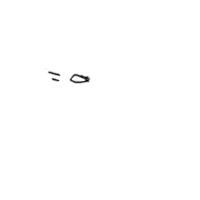
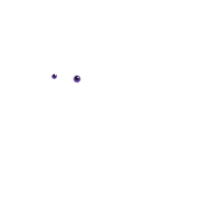
Layered file, before and after one edit (200x200). Changes by layer:
hid group "eyes" (8 layers) over [44, 68, 91, 84]
renamed "eyes_круглые" to "app.eyes.round", hid it over [44, 68, 91, 84]
showed group "eye_color" (13 layers) over [50, 72, 83, 84]
showed "eye_color_фиолетовые" over [50, 73, 82, 84]
